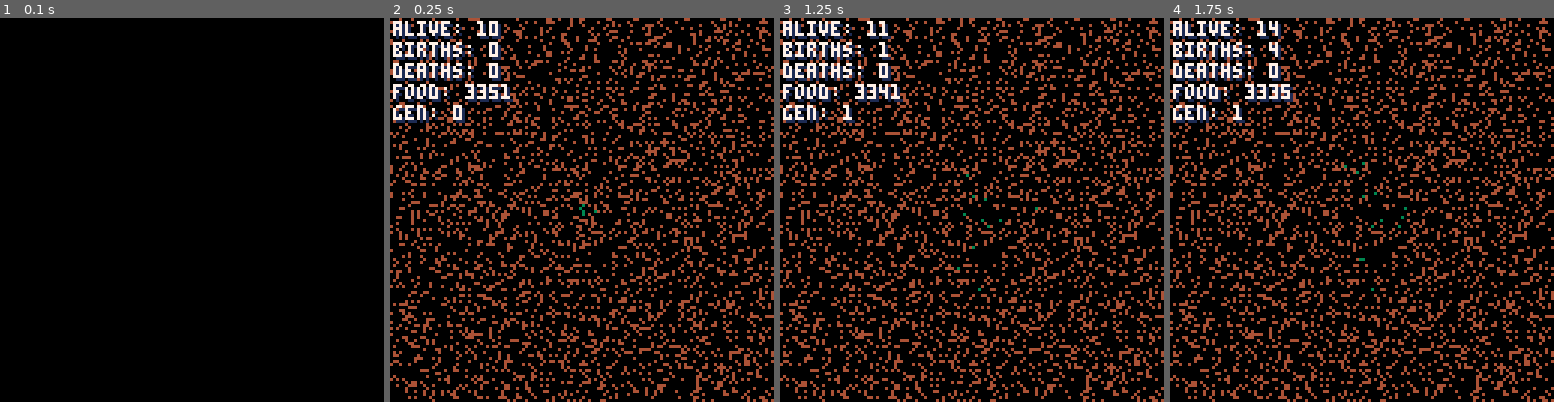
Above: before the commit, frames 1-4 (left to right).
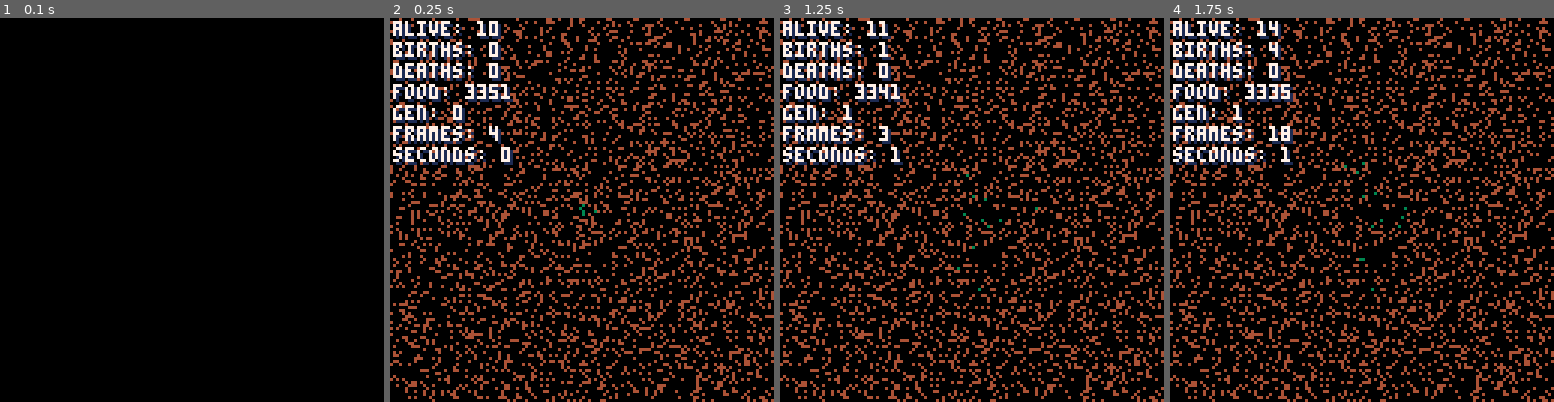
Above: after the commit, the same moments.

Repository: lewsid/petri
Game: PICO-8 cartridge petri.p8
The game is run twice, just before and just after one commit, with the same random seed, the same clock (stepped at 60 frames per second) and the same inputs.
Inputs:
- Up to frame 1 (0.1 s): no input
- Up to frame 2 (0.25 s): no input
- Up to frame 3 (1.25 s): tap X (X key) at 0.33, 1.07 s
- Up to frame 4 (1.75 s): no input

Frame 1 is identical in both runs. In frame 2, 1.7% of the frame differs, in the area x 0-33%, y 28-39%; in frame 3, 1.6%; in frame 4, 1.8%.

Commit message:
upkeep fix

Diff:
--- a/petri.p8
+++ b/petri.p8
@@ -44,8 +44,12 @@
 
 function _update()
 	--clock upkeep
-	upkeep.seconds=upkeep.frames/30
-	upkeep.frames+=1
+	if(upkeep.frames<30) then
+		upkeep.frames+=1
+	elseif(upkeep.frames==30) then
+		upkeep.seconds+=1
+		upkeep.frames=0
+	end
 
 	--respawn food
 	if(flr(rnd(config.food_rate))==0
@@ -360,6 +364,12 @@
 
 	print("gen: "..stats.generation,2,30,1)
 	print("gen: "..stats.generation,1,29,7)
+
+	print("frames: "..upkeep.frames,2,37,1)
+	print("frames: "..upkeep.frames,1,36,7)
+
+	print("seconds: "..upkeep.seconds,2,44,1)
+	print("seconds: "..upkeep.seconds,1,43,7)
 end
 
 function draw_cell(cell)
